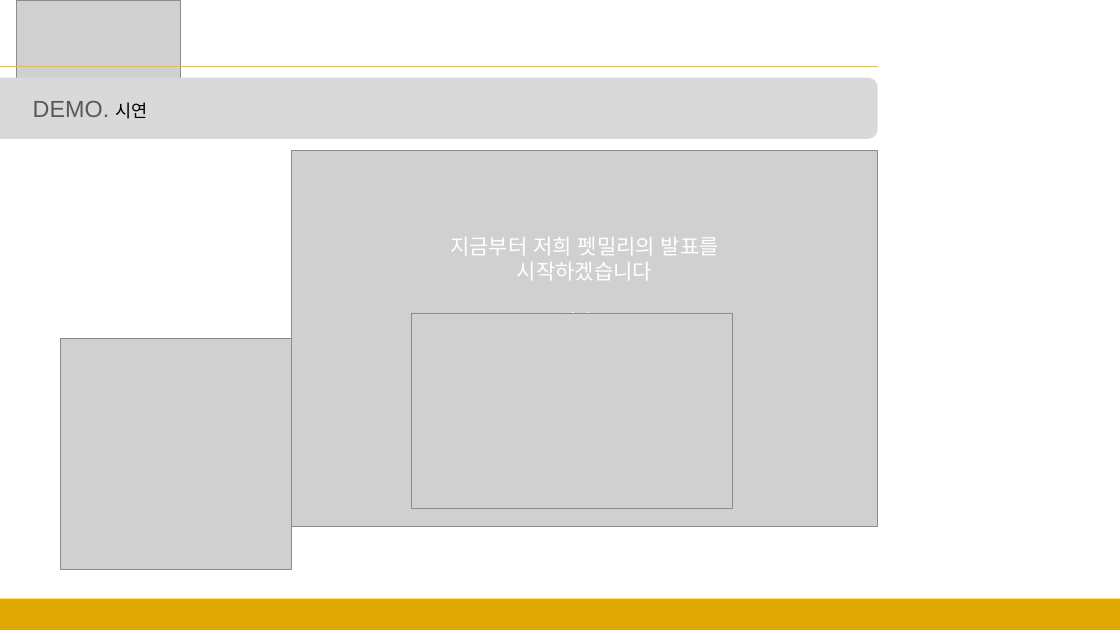
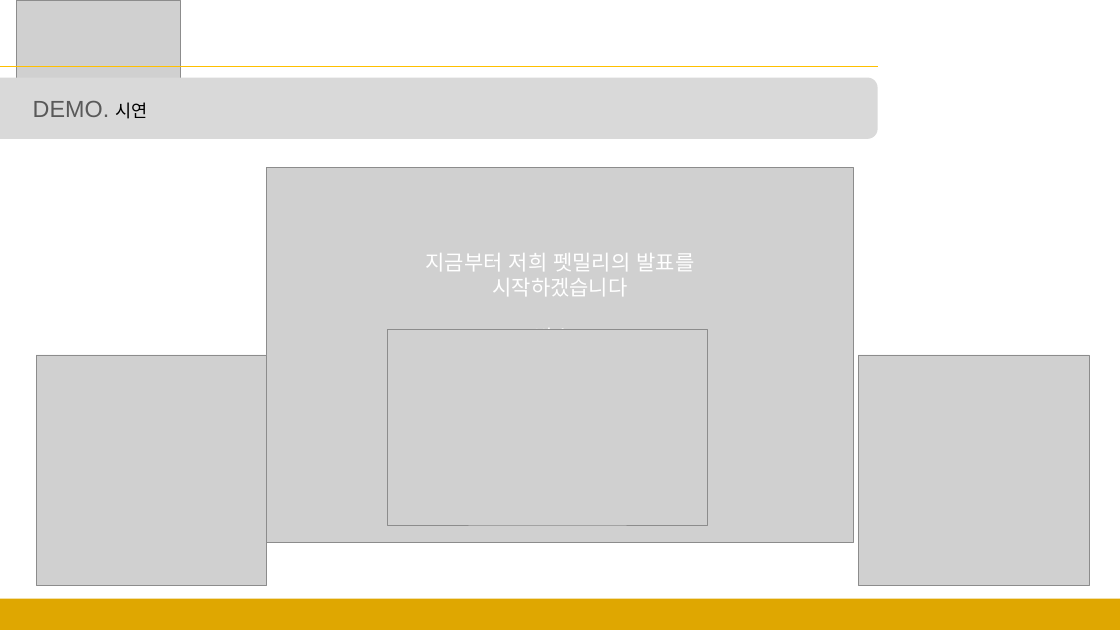
Before and after one commit to sgyoung96/Petmily, a slide deck: slide 7 of docs/발표ppt/발표.pptx. Drawn at 1120x630 pixels with LibreOffice and Linux fonts; fonts in the diff are those of the drawing; grey boxes stand for pictures. Boxes give left, top, right and bottom in pixels: in the first picture for what was removed or moved away, otherwise in the second. Text is boxed around its words. In the diff, an @@ line names an element or a change of style, - is before the commit and + after.

Commit message:
ppt 보완

```diff
--- a/docs/발표ppt/발표.pptx
+++ b/docs/발표ppt/발표.pptx
@@ 3 pictures, 1 text moved together from (x1=60, y1=151, x2=878, y2=570) to (x1=36, y1=167, x2=854, y2=586) @@
@@ picture added at (x1=859, y1=355, x2=1090, y2=586) @@
```
